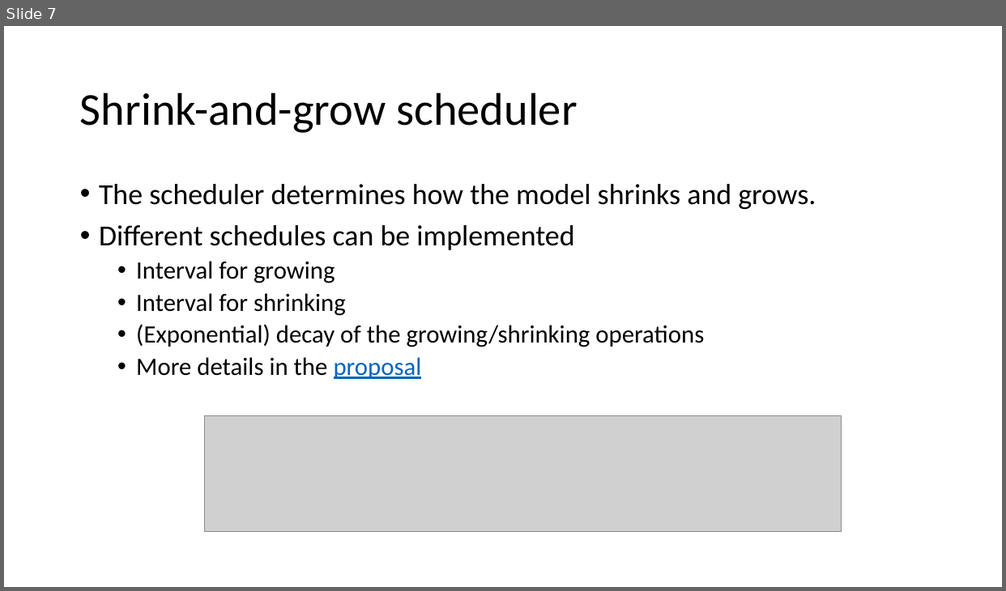
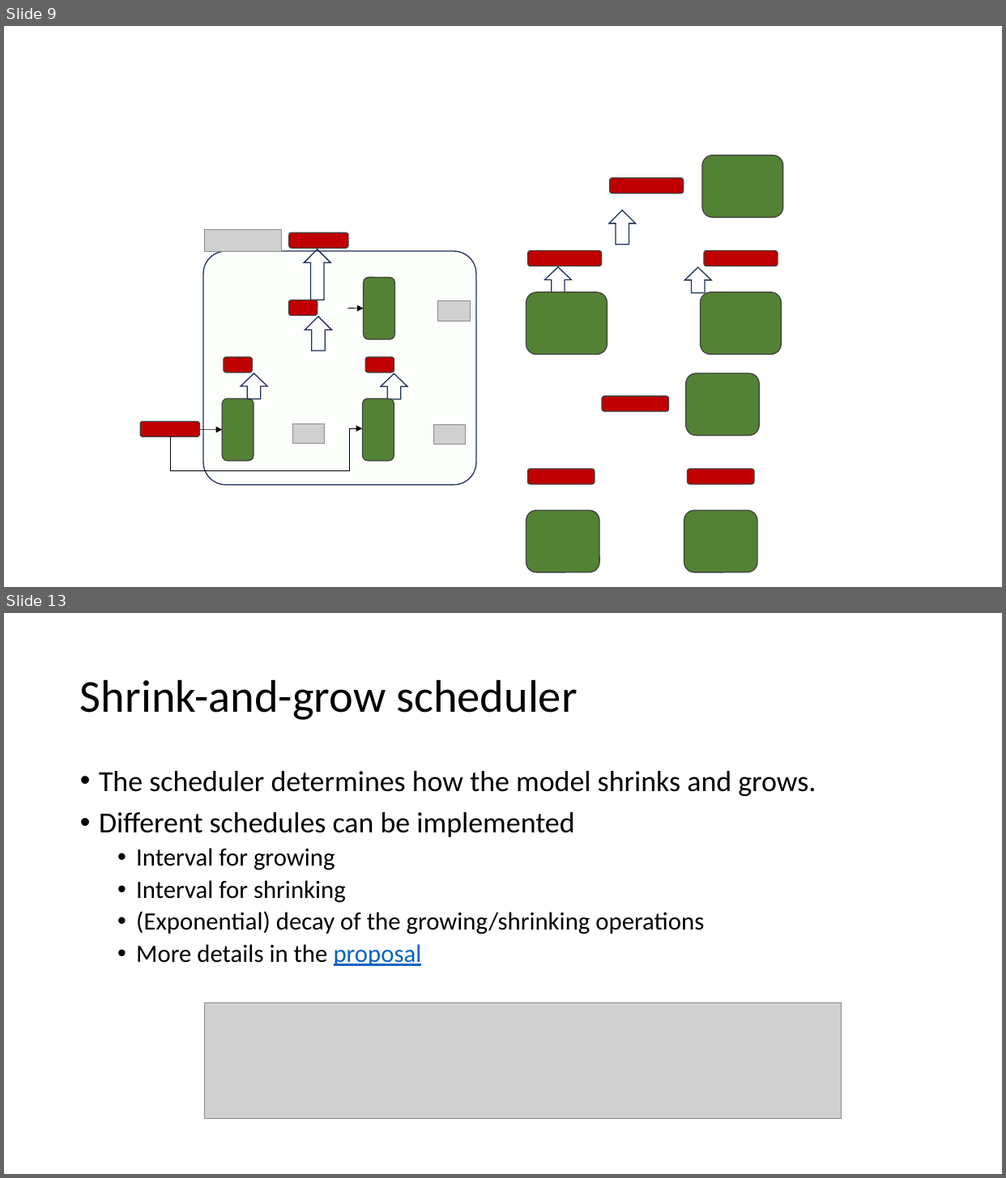
Before and after one commit to zhenkaiii/zhenkaiii.github.io, a slide deck: NAS_0411.pptx. Shown one above the other, each under a label of ours: slide 7 before the commit, slides 9 and 13 after it; the slides between them are not shown. The pictures are 1006x591 and 1006x1178 pixels, drawn with LibreOffice and Linux fonts; fonts in the diff are those of the drawing; grey boxes stand for pictures; background and template pictures are left out. Boxes give left, top, right and bottom in pixels: in the first picture for what was removed or moved away, otherwise in the second. Text is boxed around its words. In the diff, an @@ line names an element or a change of style, - is before the commit and + after.

```diff
--- a/NAS_0411.pptx
+++ b/NAS_0411.pptx
@@ slide 9 added at (x1=4, y1=26, x2=1002, y2=587), background #FFFFFF @@
@@ group added at (x1=526, y1=156, x2=783, y2=355): 6 rounded rectangles @@
@@ right arrow added at (x1=609, y1=210, x2=636, y2=245), outline #1E3256 1 pt @@
@@ picture added at (x1=205, y1=230, x2=283, y2=251) @@
@@ rounded rectangle added at (x1=289, y1=233, x2=348, y2=248), fill #C00000, outline #404040 1 pt @@
@@ rounded rectangle added at (x1=203, y1=251, x2=476, y2=485), fill #92D050 at 2% opacity, outline #1E3256 1 pt @@
@@ right arrow added at (x1=304, y1=250, x2=330, y2=300), outline #1E3256 1 pt @@
@@ right arrow added at (x1=544, y1=268, x2=572, y2=293), outline #1E3256 1 pt @@
@@ right arrow added at (x1=684, y1=268, x2=711, y2=293), outline #1E3256 1 pt @@
@@ rounded rectangle added at (x1=364, y1=278, x2=394, y2=339), fill #538234, outline #404040 1 pt @@
@@ rounded rectangle added at (x1=288, y1=300, x2=317, y2=315), fill #C00000, outline #404040 1 pt @@
@@ right arrow added at (x1=305, y1=317, x2=332, y2=351), outline #1E3256 1 pt @@
@@ arrow added from (347, 308) to (364, 308), #000000 0.5 pt @@
@@ picture added at (x1=438, y1=301, x2=471, y2=321) @@
@@ rounded rectangle added at (x1=224, y1=357, x2=252, y2=373), fill #C00000, outline #404040 1 pt @@
@@ rounded rectangle added at (x1=365, y1=357, x2=394, y2=373), fill #C00000, outline #404040 1 pt @@
@@ right arrow added at (x1=241, y1=374, x2=267, y2=399), outline #1E3256 1 pt @@
@@ right arrow added at (x1=381, y1=374, x2=407, y2=399), outline #1E3256 1 pt @@
@@ group added at (x1=526, y1=373, x2=760, y2=573): 6 rounded rectangles @@
@@ rounded rectangle added at (x1=222, y1=399, x2=253, y2=461), fill #538234, outline #404040 1 pt @@
@@ rounded rectangle added at (x1=363, y1=399, x2=394, y2=461), fill #538234, outline #404040 1 pt @@
@@ rounded rectangle added at (x1=140, y1=422, x2=199, y2=437), fill #C00000, outline #404040 1 pt @@
@@ line added from (170, 437) to (170, 471), #000000 0.5 pt @@
@@ arrow added from (199, 430) to (222, 430), #000000 0.5 pt @@
@@ picture added at (x1=293, y1=424, x2=325, y2=444) @@
@@ arrow added from (350, 429) to (363, 429), #000000 0.5 pt @@
@@ line added from (350, 429) to (350, 471), #000000 0.5 pt @@
@@ picture added at (x1=434, y1=425, x2=465, y2=446) @@
@@ line added from (170, 471) to (350, 471), #000000 0.5 pt @@
@@ what was slide 7 is now slide 13 @@
```
Also in this commit, not shown: 1 slide changed, 5 other slides added, 11 other files.
